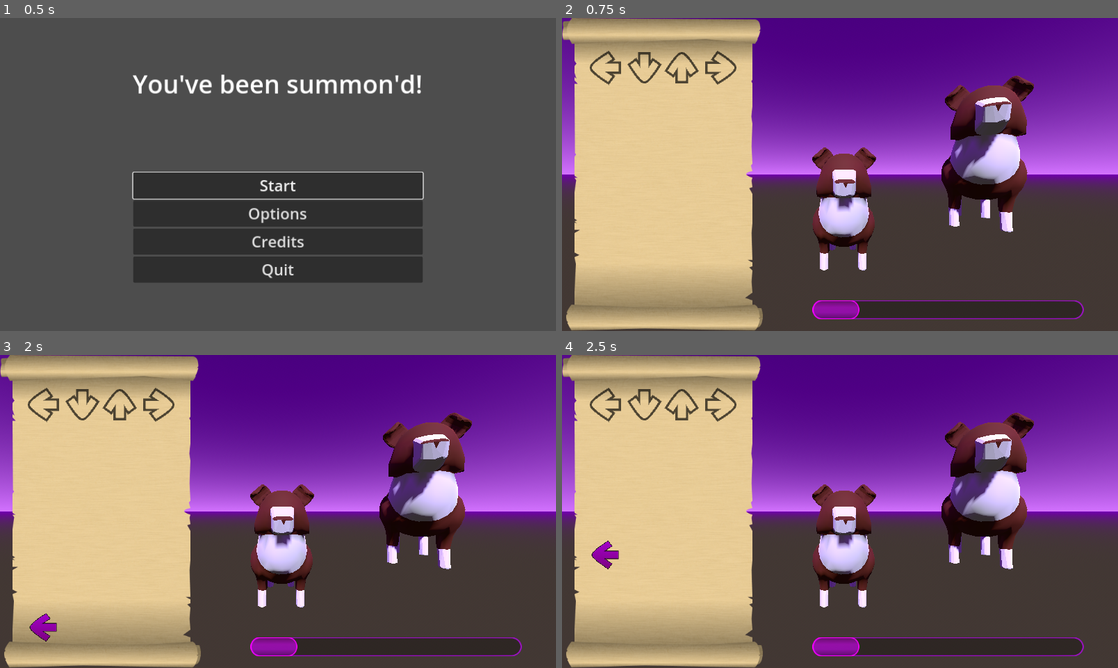
Above: before the commit, frames 1-4 (two rows, left to right).
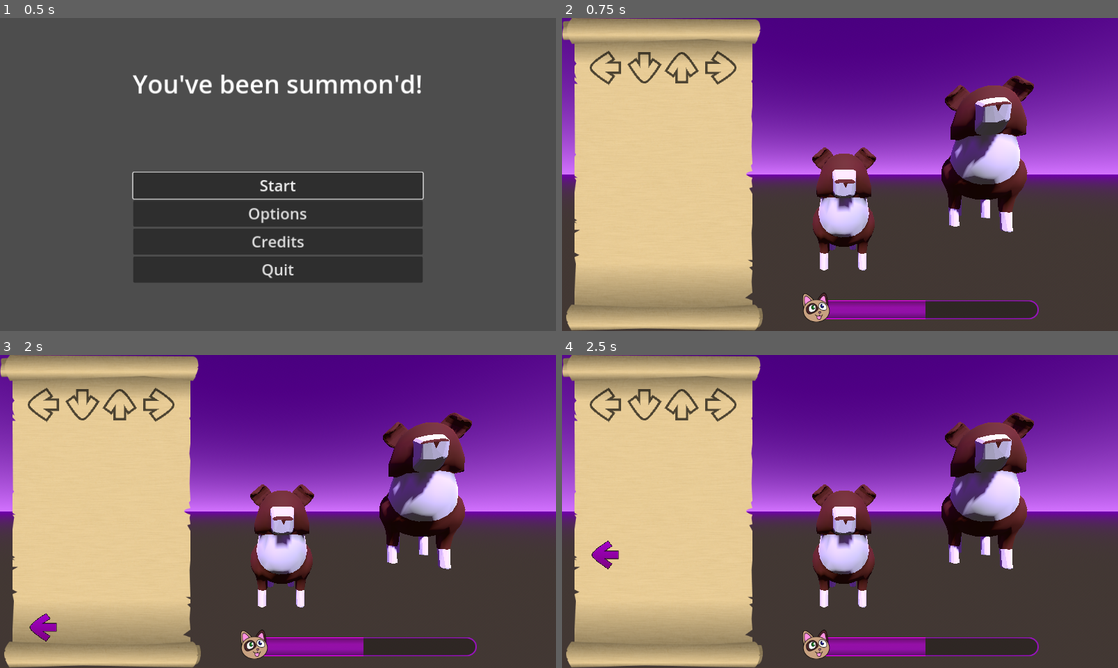
Above: after the commit, the same moments.

Repository: Yngwarr/ludum-dare-55
Game: Godot game, scene res://scenes/MainMenu.tscn
The game is run twice, just before and just after one commit, with the same random seed, the same clock (stepped at 60 frames per second) and the same inputs. The engine's default icon, where the game draws it, is replaced by a stand-in: a white triangle on a blue panel in a dark square.
Inputs:
- Up to frame 1 (0.5 s): no input
- Up to frame 2 (0.75 s): click "Start" at 0.5 s
- Up to frame 3 (2 s): tap Enter at 1.25 s; hold Right (game_right) from 1.28 s (still down)
- Up to frame 4 (2.5 s): release Right (game_right) at 2.03 s; hold Down (game_down) from 2.03 s (still down)

Frame 1 is identical in both runs. In frame 2, 1.2% of the frame differs, in the area x 43-94%, y 87-98%; in frame 3, 1.2%; in frame 4, 1.2%.

Commit message:
edit progressbar

Diff:
--- a/scenes/Game.tscn
+++ b/scenes/Game.tscn
@@ -16,6 +16,7 @@
 [ext_resource type="Texture2D" uid="uid://bafudxk212os7" path="res://img/progress_fill.png" id="8_6seoa"]
 [ext_resource type="Script" path="res://src/Pause.gd" id="8_cpxey"]
 [ext_resource type="Texture2D" uid="uid://bmetb0g61y3bv" path="res://icon.svg" id="8_lyls7"]
+[ext_resource type="Texture2D" uid="uid://c6n72t2e7pj8u" path="res://img/cat_icon_happy.png" id="10_b6u88"]
 [ext_resource type="PackedScene" uid="uid://c3n3j80ocq8rl" path="res://models/cat.glb" id="17_vuwel"]
 
 [sub_resource type="StyleBoxTexture" id="StyleBoxTexture_ebkrb"]
@@ -129,22 +130,24 @@
 [node name="Spawn4" type="Marker2D" parent="HUD/Panel"]
 position = Vector2(329, 594)
 
-[node name="ProgressBG" type="NinePatchRect" parent="HUD"]
+[node name="TextureProgressBar" type="TextureProgressBar" parent="HUD"]
 offset_left = 519.0
 offset_top = 584.0
-offset_right = 1081.0
+offset_right = 988.0
 offset_bottom = 624.0
-texture = ExtResource("7_y7vaw")
-patch_margin_left = 20
-patch_margin_right = 20
-
-[node name="NinePatchRect" type="NinePatchRect" parent="HUD/ProgressBG"]
-layout_mode = 0
-offset_right = 97.0
-offset_bottom = 40.0
-texture = ExtResource("8_6seoa")
-patch_margin_left = 20
-patch_margin_right = 20
+value = 50.0
+nine_patch_stretch = true
+stretch_margin_left = 20
+stretch_margin_right = 20
+texture_under = ExtResource("7_y7vaw")
+texture_progress = ExtResource("8_6seoa")
+
+[node name="Icon" type="TextureRect" parent="HUD/TextureProgressBar"]
+offset_left = -30.0
+offset_top = -19.0
+offset_right = 46.0
+offset_bottom = 46.0
+texture = ExtResource("10_b6u88")
 
 [node name="PauseMenu" type="CanvasLayer" parent="." node_paths=PackedStringArray("resume_button", "options_menu")]
 process_mode = 2
Binary file added: img/cat_icon_happy.png
Not shown, added: img/cat_icon_happy.png.import
Binary file added: img/cat_icon_neutral.png
Not shown, added: img/cat_icon_neutral.png.import
Binary file added: img/cat_icon_sad.png
Not shown, added: img/cat_icon_sad.png.import
Not shown: 1 places in scenes/Game.tscn that only renumber resources
